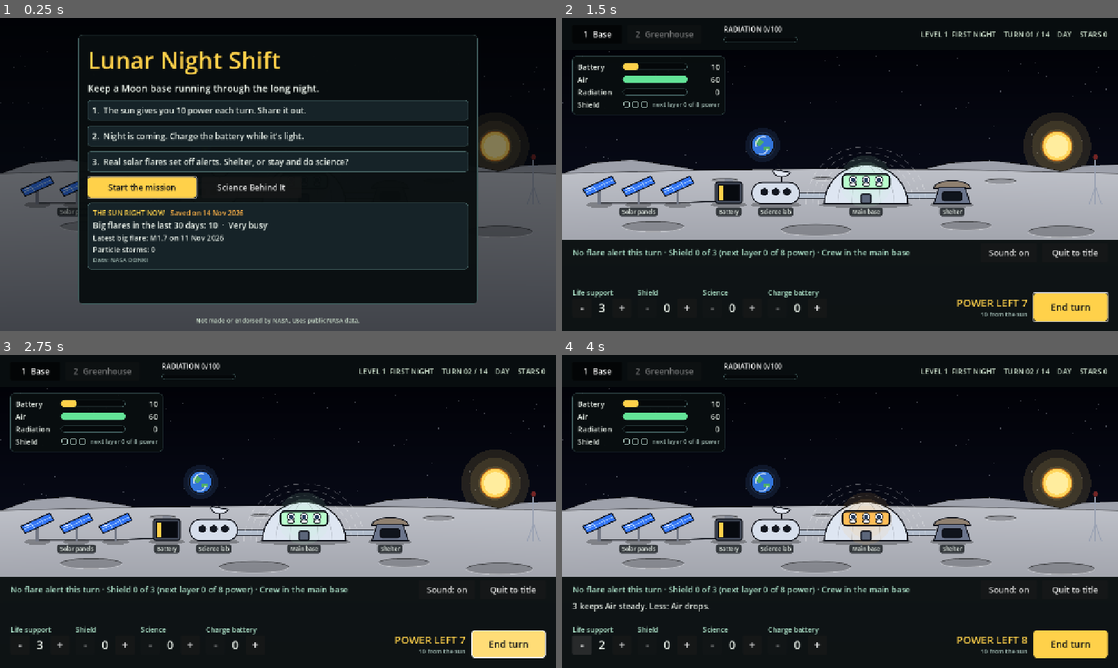
Above: before the commit, frames 1-4 (two rows, left to right).
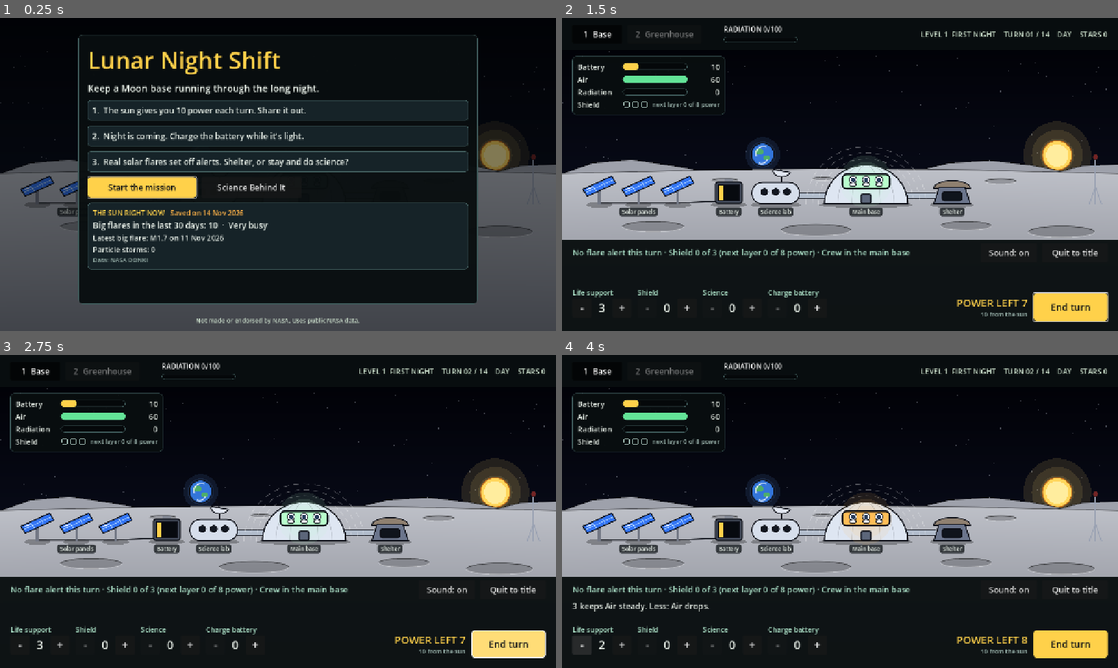
Above: after the commit, the same moments.

Repository: sarichatsee/celestial-shift
Game: Godot game, scene res://main.tscn
The game is run twice, just before and just after one commit, with the same random seed, the same clock (stepped at 60 frames per second) and the same inputs.
Inputs:
- Up to frame 1 (0.25 s): no input
- Up to frame 2 (1.5 s): click "Start the mission" at 0.5 s; click "Start the level" at 1.25 s
- Up to frame 3 (2.75 s): click "End turn" at 2 s
- Up to frame 4 (4 s): click "1 Base" at 2.75 s; click "-" at 3.5 s

The runs differ from the first frame. In frame 1, 0.5% of the frame differs, in the area x 86-92%, y 32-49%; in frame 2, 1.7%, in the area x 33-96%, y 30-49%; in frame 3, 1.7%; in frame 4, 1.7%.

Commit message:
Show the stakes in the storm alert; soften 'false alarm' wording
Three screen-only ideas adapted from the lunar-night-shift-v2 redesign.
No game number or rule changed; the parity table still passes.

- The alert shows what a storm would add to Radiation in the main base
  (from the shield, counting a layer finished this turn) and in the
  shelter. game_state.storm_stakes() returns these: numbers only, it
  never reads the saved record.
- The alert shows the stars sheltering gives up this turn.
- 'False alarm: no storm followed' is now 'No radiation storm was
  recorded', and the Science page explains that a missing DONKI link is
  not proof that nothing happened.
- The flare date moves to the alert's first line; Sun and Earth sit
  lower so the taller alert box does not cover them.

Co-Authored-By: Claude Fable 5.2 <noreply@anthropic.com>

Diff:
--- a/game_state.gd
+++ b/game_state.gd
@@ -268,6 +268,19 @@
 	return {"status": "continue"}
 
 
+## How much Radiation a storm would add this turn IF one comes, with this plan:
+## {"stay": in the main base, "shelter": in the shelter}. Numbers only. It never
+## looks at the saved record, so it is safe to show before the turn is played.
+## Shield power in the plan counts: the shield is built before a storm arrives.
+func storm_stakes(plan: Dictionary) -> Dictionary:
+	var layers := shield
+	var progress := shield_progress + maxi(0, int(plan.get("shield", 0)))
+	while progress >= int(p["SHIELD_COST"]) and layers < int(p["MAX_SHIELD"]):
+		layers += 1
+		progress -= int(p["SHIELD_COST"])
+	return {"stay": float(p["DOSE_BY_SHIELD"][layers]), "shelter": float(p["SHELTER_DOSE"])}
+
+
 func _add_to_shield(power: int) -> void:
 	shield_progress += power
 	while shield_progress >= int(p["SHIELD_COST"]) and shield < int(p["MAX_SHIELD"]):
--- a/game_text.gd
+++ b/game_text.gd
@@ -138,13 +138,20 @@
 		"chosen": "> {text} <",
 		"choose": "Storm alert! Choose: shelter or stay.",
 		"when": "Flare seen on {date}",
+		# what is at stake, and what sheltering gives up (numbers only, never the outcome)
+		"stakes": "If a storm comes: Radiation +{stay} in the main base, +{shelter} in the shelter.",
+		"gives_up_one": "Sheltering would stop science this turn: you give up 1 star.",
+		"gives_up_many": "Sheltering would stop science this turn: you give up {stars} stars.",
+		"gave_up_one": "In the shelter. Science is paused: 1 star given up this turn.",
+		"gave_up_many": "In the shelter. Science is paused: {stars} stars given up this turn.",
+		"gives_up_none": "Sheltering costs {cost} power. No science is planned this turn.",
 	},
 	# What happened on the turn just played (shown only after the turn).
 	"report": {
 		"heading": "Last turn",
 		"storm": "The {full_class} flare sent a radiation storm.",
 		"storm_other": "A radiation storm came.",
-		"false_alarm": "False alarm: no storm followed the {full_class} flare.",
+		"false_alarm": "No radiation storm was recorded after the {full_class} flare.",
 		"sheltered": "You sheltered: Radiation +{dose}.",
 		"stayed": "You stayed in the base: Radiation +{dose}.",
 		"sheltered_nothing": "You sheltered, just in case.",
@@ -192,7 +199,7 @@
 		"storm_card": "This flare really happened on {date}, recorded in NASA's DONKI database.",
 		"storm_link": "See the {full_class} flare in DONKI",
 		"followed_yes": "A radiation storm followed.",
-		"followed_no": "False alarm: no storm followed.",
+		"followed_no": "No radiation storm was recorded.",
 		"sheltered": "You sheltered.",
 		"stayed": "You stayed in the main base.",
 		"dose_gain": "Radiation +{dose}",
@@ -245,6 +252,13 @@
 				"verified": true,  # the counts were checked against the DONKI API on 2026-11-14
 			},
 			{
+				# How tools/build_storms.py works: "followed" means DONKI links a
+				# particle storm (SEP) record to the flare. The rest is a caution, not a claim.
+				"game": "After an alert, the game tells you a radiation storm came, or that none was recorded.",
+				"real": "The game follows the links in DONKI between flares and particle storms. No link means no storm was recorded for that flare. It is not proof that nothing happened.",
+				"verified": true,
+			},
+			{
 				# TODO(verify): lunar day and night are each about 14 Earth days.
 				"game": "One turn is 2 days. A level has 7 day turns and 7 night turns.",
 				"real": "A real day on the Moon lasts about 14 Earth days. So does a real night.",
--- a/main.gd
+++ b/main.gd
@@ -58,6 +58,8 @@
 var alert_dots: DotRow
 var alert_chance: Label
 var alert_when: Label
+var alert_stakes: Label
+var alert_cost: Label
 var shelter_button: Button
 var stay_button: Button
 var report_panel: PanelContainer
@@ -278,6 +280,10 @@
 	head.add_child(Kit.label(_t("alert.heading"), 16, Kit.C_SUN))
 	alert_title = Kit.label("", 22)
 	head.add_child(alert_title)
+	alert_when = Kit.label("", 15, Kit.C_MUTED)
+	alert_when.size_flags_horizontal = Control.SIZE_EXPAND_FILL
+	alert_when.horizontal_alignment = HORIZONTAL_ALIGNMENT_RIGHT
+	head.add_child(alert_when)
 	box.add_child(head)
 	var odds := Kit.hbox(10)
 	alert_dots = DotRow.new()
@@ -285,8 +291,11 @@
 	alert_chance = Kit.label("", 18)
 	odds.add_child(alert_chance)
 	box.add_child(odds)
-	alert_when = Kit.label("", 15, Kit.C_MUTED)
-	box.add_child(alert_when)
+	# what is at stake if a storm comes, and what sheltering gives up
+	alert_stakes = Kit.label("", 18)
+	box.add_child(alert_stakes)
+	alert_cost = Kit.label("", 15, Kit.C_MUTED)
+	box.add_child(alert_cost)
 	var choices := Kit.hbox(12)
 	shelter_button = Kit.button("", 360)
 	shelter_button.toggle_mode = true
@@ -783,6 +792,15 @@
 		alert_dots.tooltip_text = "%d / 10" % int(alert["dots"])
 		alert_chance.text = _t("alert.chance", {"dots": alert["dots"]})
 		alert_when.text = _t("alert.when", {"date": _fmt_date(str(alert["date"]))})
+		var stakes := game.storm_stakes(plan)  # numbers only: what a storm WOULD add
+		alert_stakes.text = _t("alert.stakes", {"stay": _num(stakes["stay"]), "shelter": _num(stakes["shelter"])})
+		var sheltering := bool(plan["shelter"])
+		var stars: int = science_before_shelter if sheltering else int(plan["science"])
+		if stars <= 0:
+			alert_cost.text = _t("alert.gives_up_none", {"cost": _n("SHELTER_COST")})
+		else:
+			var cost_key := ("gave_up" if sheltering else "gives_up") + ("_one" if stars == 1 else "_many")
+			alert_cost.text = _t("alert." + cost_key, {"stars": stars})
 		var shelter_words := _t("alert.shelter", {"cost": _n("SHELTER_COST")})
 		var stay_words := _t("alert.stay")
 		shelter_button.text = _t("alert.chosen", {"text": shelter_words}) if choice == "shelter" else shelter_words
--- a/moon_base_view.gd
+++ b/moon_base_view.gd
@@ -27,8 +27,8 @@
 const HORIZON := 352.0
 const GROUND := 428.0  # the line the buildings stand on
 const INK := Color(0.05, 0.06, 0.09, 1.0)
-const SUN_AT := Vector2(1140.0, 295.0)
-const EARTH_AT := Vector2(462.0, 292.0)
+const SUN_AT := Vector2(1140.0, 316.0)
+const EARTH_AT := Vector2(462.0, 314.0)
 const DOME_X := 700.0
 const DOME_RX := 96.0
 const DOME_RY := 90.0
--- a/tests/run_tests.gd
+++ b/tests/run_tests.gd
@@ -637,6 +637,44 @@
 	g.take_turn(plan({"life_support": 3, "shelter": true}))
 	eq(g.dose, 1.5)
 	eq(g.battery, battery - 4.0)
+	done()
+
+
+func test_storm_stakes_match_what_a_storm_really_adds() -> void:
+	# Level 3, turn 9 is a real storm. The stakes shown before the turn must be
+	# exactly what the turn then adds, for staying and for sheltering.
+	for shelter in [false, true]:
+		var g := at_level(3)
+		until_turn(g, 9)
+		var pl := plan({"life_support": 3, "shelter": shelter})
+		var stakes := g.storm_stakes(pl)
+		var before := g.dose
+		g.take_turn(pl)
+		eq(g.dose - before, stakes["shelter"] if shelter else stakes["stay"])
+	done()
+
+
+func test_storm_stakes_count_a_shield_layer_finished_this_turn() -> void:
+	var g := at_level(3)
+	until_turn(g, 9)
+	eq(g.storm_stakes(plan({"life_support": 3}))["stay"], 20.0)
+	eq(g.storm_stakes(plan({"life_support": 3, "shield": 7}))["stay"], 20.0)
+	var pl := plan({"life_support": 3, "shield": 8})
+	eq(g.storm_stakes(pl)["stay"], 13.0)
+	eq(g.storm_stakes(pl)["shelter"], 1.5)
+	var before := g.dose
+	g.take_turn(pl)
+	eq(g.dose - before, 13.0)
+	done()
+
+
+func test_storm_stakes_never_depend_on_the_record() -> void:
+	# The same numbers on a storm turn (9) and a turn with no storm after it (6).
+	var g := at_level(3)
+	until_turn(g, 6)
+	var quiet := g.storm_stakes(plan({"life_support": 3}))
+	until_turn(g, 9)
+	eq(g.storm_stakes(plan({"life_support": 3})), quiet)
 	done()
 
 
Not shown, changed: AI_USE_LOG.md
